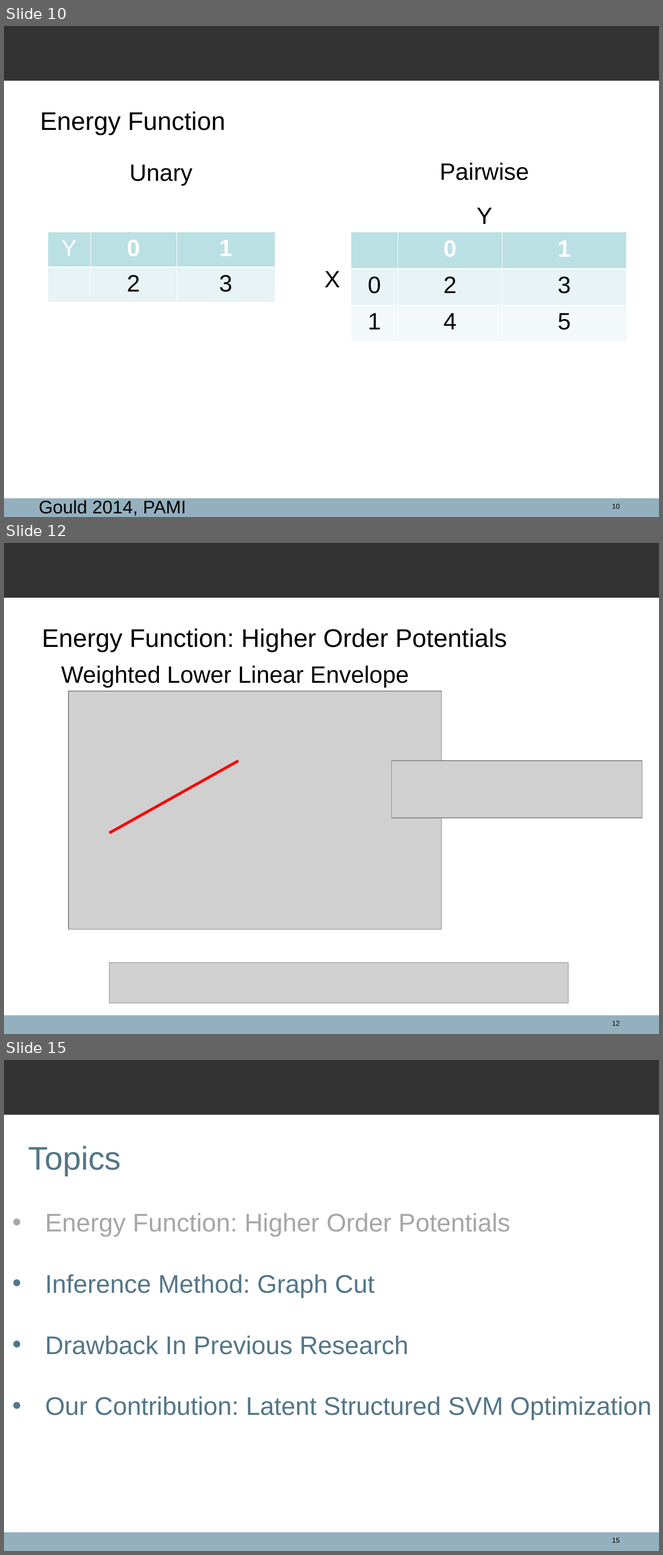
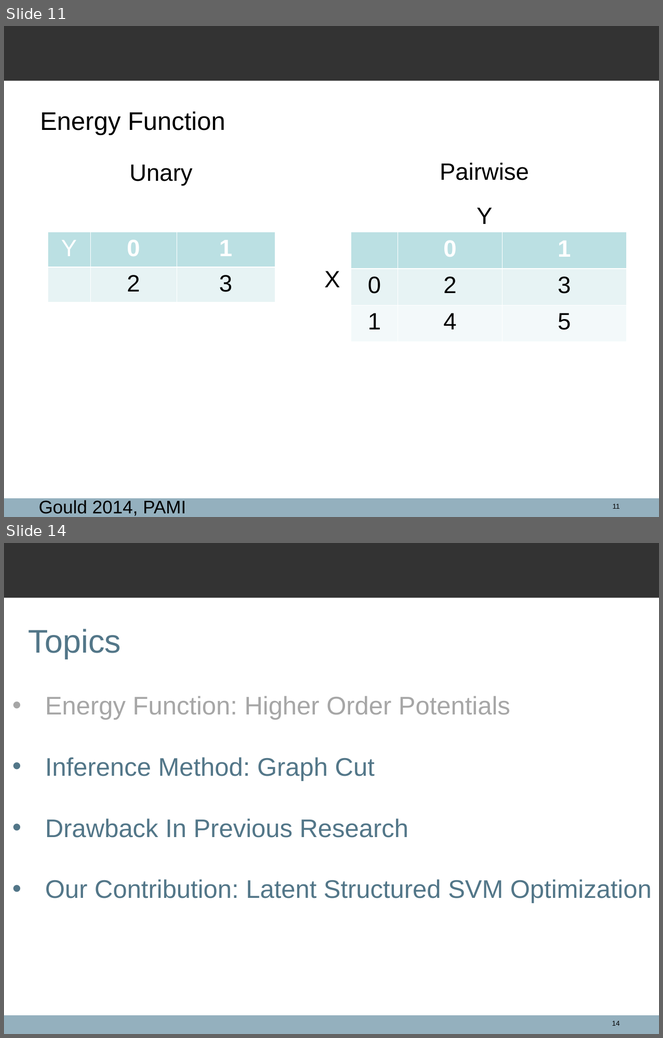
Before and after one commit to spacegoing/ANU_Hounours_Final, a slide deck: FinalTalk/Presentation.ppt. Shown one above the other, each under a label of ours: slides 10, 12 and 15 before the commit, slides 11 and 14 after it; the slides between them are not shown. The pictures are 663x1555 and 663x1038 pixels, drawn with LibreOffice and Linux fonts; fonts in the diff are those of the drawing; grey boxes stand for pictures; background and template pictures are left out. Boxes give left, top, right and bottom in pixels: in the first picture for what was removed or moved away, otherwise in the second. Text is boxed around its words. In the diff, an @@ line names an element or a change of style, - is before the commit and + after.

```diff
--- a/FinalTalk/Presentation.ppt
+++ b/FinalTalk/Presentation.ppt
@@ slide 12 removed at <box>4,543,659,1034</box>, background #FFFFFF; not listed: 2 template elements that a slide beside it also shows @@
@@ text removed at <box>42,628,507,652</box> @@
-Energy Function: Higher Order Potentials
@@ text removed at <box>61,666,409,688</box> @@
-Weighted Lower Linear Envelope
@@ picture removed at <box>68,691,442,929</box> @@
@@ line removed from (110, 833) to (239, 761) @@
@@ picture removed at <box>391,761,642,818</box> @@
@@ picture removed at <box>110,963,569,1004</box> @@
@@ page number removed at <box>612,1021,620,1026</box> @@
-12
@@ what was slide 10 is now slide 11 @@
@@ page number at <box>613,504,620,509</box>: text changed @@
-10
+11
@@ what was slide 15 is now slide 14 @@
@@ page number at <box>612,1021,620,1026</box>: text changed @@
-15
+14
```
Also in this commit, not shown: 14 slides changed, 4 slides added, 2 other slides removed, 3 other files.
